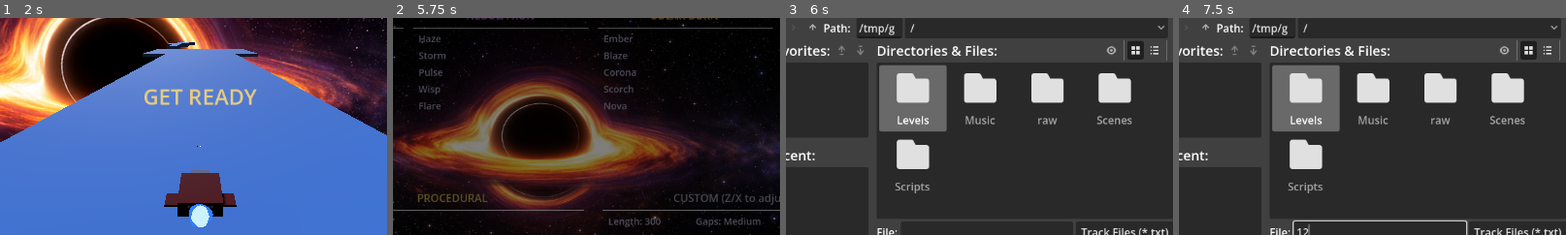
Above: before the commit, frames 1-4 (left to right).
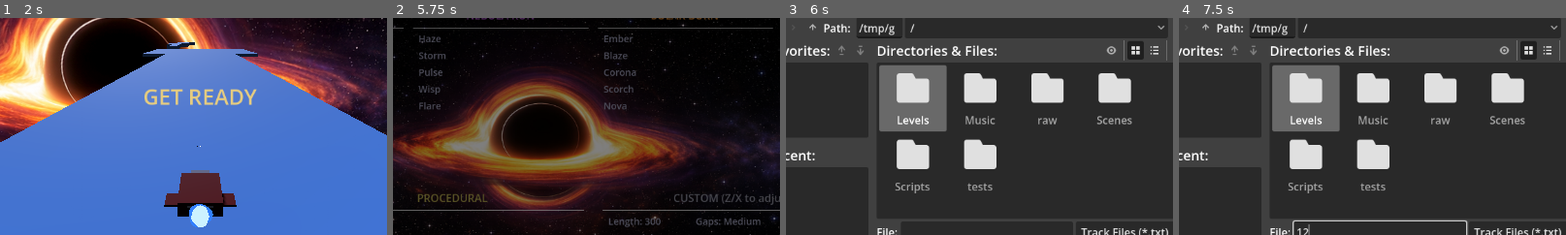
Above: after the commit, the same moments.

Repository: aleksitolvanen/gaasroads
Game: Godot game, scene res://Scenes/MainMenu.tscn
Same seed, same stepped clock (60 frames per second), same inputs: the game is played once before the commit and once after it.
Inputs (mouse positions are % of the whole screen's width and height, from its top left):
- Up to frame 1 (2 s): tap Enter (ui_accept) at 0.5, 0.77, 1.25, 1.52 s; hold Right (ui_right) 0.53-1.28 s; hold Q 0.53-1.28 s; hold Down (ui_down) from 1.28 s (still down); tap Q at 1.35 s
- Up to frame 2 (5.75 s): tap Enter (ui_accept) at 2, 2.75, 3.02, 3.5, 3.77, 4.25, 4.52 s; release Down (ui_down) at 2.03 s; hold Right (ui_right) 2.03-2.78 s; hold Q 2.03-2.78 s; tap C at 2.1 s; hold Up (ui_up) 2.78-3.53 s; tap N at 2.85 s; tap Q at 3.05, 4.55 s; hold Q 3.53-4.28 s; hold Left (ui_left) 3.53-5.03 s; tap B at 3.6 s; tap Escape (ui_cancel) at 4.15 s; tap P at 4.35 s; hold Down (ui_down) from 5.03 s (still down); hold Q from 5.03 s (still down); tap V at 5.1 s
- Up to frame 3 (6 s): release Down (ui_down) at 5.78 s; release Q at 5.78 s; hold Right (ui_right) from 5.78 s (still down); tap L at 5.85 s
- Up to frame 4 (7.5 s): tap Enter (ui_accept) at 6.02 s; tap Q at 6.05 s; release Right (ui_right) at 6.5 s; click (28, 23) at 6.5 s; click (50, 70) at 7.27 s; type "12" at 7.35 s
The pictures show only the part of the screen within x 24-74%, y 20-70%; the shares and areas given below are measured in that part.

Frames 1-2 are identical in both runs. In frame 3, 1.2% of the frame differs, in the area x 45-55%, y 55-80%; in frame 4, 1.2%.

Commit message:
Constrain generated levels to the group's jump physics
Segment entry heights are clamped to what a jump from the flats can clear
(derived from per-group gravity/jump velocity, now in LevelGenerator and
shared with the ship setup), gap widths respect the speed attainable over
their run-up, and landings after gaps never step up. Custom tracks pass
their theme through so the limits match the selected physics.

tests/gen_constraints.gd verifies the invariants over 320 generated tracks
at maximum difficulty settings.

Diff:
--- a/Scripts/game.gd
+++ b/Scripts/game.gd
@@ -69,13 +69,9 @@
 	_ship.warped.connect(_on_ship_warped)
 	_ship.exploded.connect(_on_ship_exploded)
 
-	match GameState.selected_group:
-		2: # Solar Burn - low gravity
-			_ship.gravity = 12.0
-			_ship.jump_velocity = 10.0
-		3: # Dark Matter - low gravity, floaty jumps
-			_ship.gravity = 8.0
-			_ship.jump_velocity = 7.8
+	var grp := clampi(GameState.selected_group, 0, 3)
+	_ship.gravity = LevelGenerator.GROUP_GRAVITY[grp]
+	_ship.jump_velocity = LevelGenerator.GROUP_JUMP_VELOCITY[grp]
 	_camera = $Camera3D
 	# Run after the ship's physics tick so the camera follows its fresh position
 	process_physics_priority = 1
--- a/Scripts/level_generator.gd
+++ b/Scripts/level_generator.gd
@@ -1,6 +1,12 @@
 class_name LevelGenerator
 
 const W := 10
+
+# Per-group ship physics (Cosmic, Nebula, Solar, Dark). Lives here rather
+# than in an autoload so this class stays usable from headless -s scripts;
+# the ship setup reads these too.
+const GROUP_GRAVITY: Array[float] = [20.0, 20.0, 12.0, 8.0]
+const GROUP_JUMP_VELOCITY: Array[float] = [8.0, 8.0, 10.0, 7.8]
 
 static func generate(p: Dictionary) -> String:
 	var state := chunk_begin(p)
@@ -15,7 +21,19 @@
 static func chunk_begin(p: Dictionary) -> Dictionary:
 	var rng := RandomNumberGenerator.new()
 	rng.seed = p.get("seed", randi())
-	return {"rng": rng, "p": p, "rows": 0, "target": p.get("length", 200), "started": false, "done": false}
+	var theme: int = clampi(p.get("theme", 0), 0, 3)
+	var grav: float = GROUP_GRAVITY[theme]
+	var jv: float = GROUP_JUMP_VELOCITY[theme]
+	# Completability limits from the group's jump physics (tile height 0.5):
+	# entry_h = tallest floor jumpable from the height-1 flats between
+	# segments (jump peak jv^2/2g, 15% margin for the crossing window);
+	# air_time = full flat-ground jump duration, bounds gap widths.
+	var jump_peak := jv * jv / (2.0 * grav)
+	var lim := {
+		"entry_h": 1 + maxi(1, int(jump_peak * 0.85 / 0.5)),
+		"air_time": 2.0 * jv / grav,
+	}
+	return {"rng": rng, "p": p, "lim": lim, "rows": 0, "target": p.get("length", 200), "started": false, "done": false}
 
 static func chunk_next(state: Dictionary) -> Array[String]:
 	var rng: RandomNumberGenerator = state.rng
@@ -29,6 +47,7 @@
 	var tlw: int = p.get("tunnel_lane_weight", 8)
 	var sharpness: float = p.get("sharpness", 0.15)
 
+	var lim: Dictionary = state.lim
 	var rows: Array[String] = []
 	if not state.started:
 		state.started = true
@@ -39,18 +58,30 @@
 		var st := _pick(rng, tw, nw, gw, tlw, prog)
 		var sl := rng.randi_range(10, 25 + int(prog * 10))
 		match st:
-			0: _wide(rng, rows, sl, min_h, max_h, prog)
-			1: _narrow(rng, rows, sl, min_h, max_h, sharpness)
-			2: _three(rng, rows, sl, min_h, max_h, sharpness)
-			3: _tunnel(rng, rows, sl, min_h, max_h)
-			4: _chicane(rng, rows, sl, min_h, max_h, sharpness)
-			5: _gaps(rng, rows, sl, min_h, max_h, prog)
-			6: _tunnel_lane(rng, rows, sl, min_h, max_h, sharpness)
+			0: _wide(rng, rows, sl, min_h, max_h, prog, lim)
+			1: _narrow(rng, rows, sl, min_h, max_h, sharpness, lim)
+			2: _three(rng, rows, sl, min_h, max_h, sharpness, lim)
+			3: _tunnel(rng, rows, sl, min_h, max_h, lim)
+			4: _chicane(rng, rows, sl, min_h, max_h, sharpness, lim)
+			5: _gaps(rng, rows, sl, min_h, max_h, prog, lim)
+			6: _tunnel_lane(rng, rows, sl, min_h, max_h, sharpness, lim)
 	else:
 		_add_flat(rows, 1, 6)
 		state.done = true
 	state.rows += rows.size()
 	return rows
+
+# Starting height for a segment entered from the height-1 flats
+static func _entry_h(rng: RandomNumberGenerator, min_h: int, max_h: int, lim: Dictionary) -> int:
+	var cap: int = lim.entry_h
+	return rng.randi_range(min_h, maxi(min_h, mini(max_h, cap)))
+
+static func _max_gap_rows(runup_rows: int, lim: Dictionary) -> int:
+	# Top speed reachable over the run-up from a standstill (accel 12,
+	# max speed 30), then rows crossed in one full jump, minus a landing row
+	var v := minf(30.0, sqrt(2.0 * 12.0 * float(runup_rows) * 2.0))
+	var air_time: float = lim.air_time
+	return maxi(1, int(v * air_time / 2.0) - 1)
 
 static func _e() -> Array:
 	var r := []
@@ -113,13 +144,16 @@
 		_f(r, lo, hi, h)
 		rows.append(_s(r))
 
-static func _wide(rng: RandomNumberGenerator, rows: Array, sl: int, min_h: int, max_h: int, prog: float):
+static func _wide(rng: RandomNumberGenerator, rows: Array, sl: int, min_h: int, max_h: int, prog: float, lim: Dictionary):
 	var w := rng.randi_range(maxi(5, 8 - int(prog * 4)), W)
 	var off := rng.randi_range(0, W - w)
-	var h := rng.randi_range(min_h, max_h)
-	for _i in sl:
+	var h := _entry_h(rng, min_h, max_h, lim)
+	for i in sl:
 		if rng.randf() < 0.12:
-			h = _ch(rng, h, min_h, max_h)
+			var nh := _ch(rng, h, min_h, max_h)
+			# First row enters from the flats - can't exceed the entry clamp
+			if i > 0 or nh <= h:
+				h = nh
 		var r := _e()
 		_f(r, off, off + w, h)
 		if rng.randf() < 0.05 + prog * 0.12:
@@ -129,15 +163,17 @@
 				r[gp + 1] = ".."
 		rows.append(_s(r))
 
-static func _narrow(rng: RandomNumberGenerator, rows: Array, sl: int, min_h: int, max_h: int, sharpness: float):
+static func _narrow(rng: RandomNumberGenerator, rows: Array, sl: int, min_h: int, max_h: int, sharpness: float, lim: Dictionary):
 	var lw := 1 if rng.randf() < 0.5 else 2
 	var positions := [0, 1, (W - lw) / 2, W - lw - 1, W - lw]
 	var pos: int = positions[rng.randi() % positions.size()]
-	var h := rng.randi_range(min_h, max_h)
+	var h := _entry_h(rng, min_h, max_h, lim)
 	var shift_at := rng.randi_range(sl / 3, sl * 2 / 3)
 	for i in sl:
 		if rng.randf() < 0.06:
-			h = _ch(rng, h, min_h, max_h)
+			var nh := _ch(rng, h, min_h, max_h)
+			if i > 0 or nh <= h:
+				h = nh
 		var r := _e()
 		_f(r, pos, pos + lw, h)
 		rows.append(_s(r))
@@ -151,13 +187,15 @@
 				_gradual_shift(rng, rows, pos, new_pos, lw, h, sharpness)
 				pos = new_pos
 
-static func _three(rng: RandomNumberGenerator, rows: Array, sl: int, min_h: int, max_h: int, sharpness: float):
+static func _three(rng: RandomNumberGenerator, rows: Array, sl: int, min_h: int, max_h: int, sharpness: float, lim: Dictionary):
 	var lp := [0, 4 + rng.randi_range(-1, 1), W - 1]
-	var hs := [rng.randi_range(min_h, max_h), rng.randi_range(min_h, max_h), rng.randi_range(min_h, max_h)]
-	for _i in sl:
+	var hs := [_entry_h(rng, min_h, max_h, lim), _entry_h(rng, min_h, max_h, lim), _entry_h(rng, min_h, max_h, lim)]
+	for i in sl:
 		for j in 3:
 			if rng.randf() < 0.05:
-				hs[j] = _ch(rng, hs[j], min_h, max_h)
+				var nh := _ch(rng, hs[j], min_h, max_h)
+				if i > 0 or nh <= hs[j]:
+					hs[j] = nh
 		var r := _e()
 		for j in 3:
 			_f(r, lp[j], lp[j] + 1, hs[j])
@@ -166,10 +204,10 @@
 			_f(r, lp[j] + 1, lp[j + 1], mini(hs[j], hs[j + 1]))
 		rows.append(_s(r))
 
-static func _tunnel(rng: RandomNumberGenerator, rows: Array, sl: int, min_h: int, max_h: int):
+static func _tunnel(rng: RandomNumberGenerator, rows: Array, sl: int, min_h: int, max_h: int, lim: Dictionary):
 	var tw := rng.randi_range(2, 4)
 	var tp := rng.randi_range(0, W - tw)
-	var h := rng.randi_range(min_h, mini(max_h, 4))
+	var h := _entry_h(rng, min_h, mini(max_h, 4), lim)
 	for _i in 3:
 		var r := _e()
 		_f(r, maxi(0, tp - 2), mini(W, tp + tw + 2), h)
@@ -183,13 +221,13 @@
 		_f(r, maxi(0, tp - 2), mini(W, tp + tw + 2), h)
 		rows.append(_s(r))
 
-static func _chicane(rng: RandomNumberGenerator, rows: Array, sl: int, min_h: int, max_h: int, sharpness: float):
+static func _chicane(rng: RandomNumberGenerator, rows: Array, sl: int, min_h: int, max_h: int, sharpness: float, lim: Dictionary):
 	var lw := rng.randi_range(2, 3)
 	var lpos := rng.randi_range(0, 2)
 	var rpos := rng.randi_range(W - lw - 2, W - lw)
 	var positions := [lpos, rpos]
 	var cur := rng.randi() % 2
-	var h := rng.randi_range(min_h, max_h)
+	var h := _entry_h(rng, min_h, max_h, lim)
 	var seg := rng.randi_range(4, 7)
 	var count := 0
 	for _i in sl:
@@ -204,9 +242,9 @@
 			_gradual_shift(rng, rows, old_pos, positions[cur], lw, h, sharpness)
 			seg = rng.randi_range(3, 7)
 
-static func _tunnel_lane(rng: RandomNumberGenerator, rows: Array, sl: int, min_h: int, max_h: int, sharpness: float):
+static func _tunnel_lane(rng: RandomNumberGenerator, rows: Array, sl: int, min_h: int, max_h: int, sharpness: float, lim: Dictionary):
 	var pos := rng.randi_range(1, W - 2)
-	var h := rng.randi_range(min_h, mini(max_h, 3))
+	var h := _entry_h(rng, min_h, mini(max_h, 3), lim)
 	# Lead-in: narrow lane
 	var lead := rng.randi_range(4, 8)
 	for _i in lead:
@@ -240,21 +278,32 @@
 			_f(r, new_pos, new_pos + 1, h)
 			rows.append(_s(r))
 
-static func _gaps(rng: RandomNumberGenerator, rows: Array, sl: int, min_h: int, max_h: int, prog: float):
+static func _gaps(rng: RandomNumberGenerator, rows: Array, sl: int, min_h: int, max_h: int, prog: float, lim: Dictionary):
 	var pw := rng.randi_range(maxi(3, 6 - int(prog * 3)), 8)
 	var off := rng.randi_range(0, W - pw)
-	var h := rng.randi_range(min_h, max_h)
+	var h := _entry_h(rng, min_h, max_h, lim)
+	var runup := 2  # the flats before each segment count toward take-off speed
 	var i := 0
 	while i < sl:
 		var pl := rng.randi_range(3, 6)
+		var first := true
 		for _j in mini(pl, sl - i):
 			if rng.randf() < 0.08:
-				h = _ch(rng, h, min_h, max_h)
+				var nh := _ch(rng, h, min_h, max_h)
+				# No step up on the landing row - one jump can't cross and climb
+				if nh <= h or not first:
+					h = nh
 			var r := _e()
 			_f(r, off, off + pw, h)
 			rows.append(_s(r))
 			i += 1
+			runup += 1
+			first = false
+		if i >= sl:
+			break
 		var gl := rng.randi_range(1, mini(3, 1 + int(prog * 2)))
+		gl = mini(gl, _max_gap_rows(runup, lim))
 		for _j in mini(gl, sl - i):
 			rows.append(_s(_e()))
 			i += 1
+		runup = 0
--- a/Scripts/main_menu.gd
+++ b/Scripts/main_menu.gd
@@ -163,6 +163,7 @@
 			"gap_weight": CUSTOM_OPTIONS[5][GameState.custom_idx[5]],
 			"tunnel_lane_weight": CUSTOM_OPTIONS[6][GameState.custom_idx[6]],
 			"sharpness": CUSTOM_OPTIONS[7][GameState.custom_idx[7]],
+			"theme": CUSTOM_OPTIONS[4][GameState.custom_idx[4]],
 			"seed": randi(),
 		}
 		GameState.selected_group = CUSTOM_OPTIONS[4][GameState.custom_idx[4]]
--- /dev/null
+++ b/tests/gen_constraints.gd
@@ -0,0 +1,107 @@
+# Static completability check for GENERATED tracks: builds 320 tracks
+# (80 per theme) with maxed-out difficulty params and asserts the invariants
+# the generator constraints guarantee: every row transition has a climbable
+# column path, gaps fit the run-up/air-time budget, gap landings are at or
+# below takeoff height.
+#
+# The limit formulas here MIRROR LevelGenerator.chunk_begin() - keep in sync.
+#
+# Run:  godot --headless --path . -s tests/gen_constraints.gd
+# Pass: "checked 320 tracks, 0 violations", exit code 0.
+extends SceneTree
+
+func _initialize():
+	var failures := 0
+	var tracks := 0
+	for theme in 4:
+		var grav: float = LevelGenerator.GROUP_GRAVITY[theme]
+		var jv: float = LevelGenerator.GROUP_JUMP_VELOCITY[theme]
+		var max_step := maxi(1, int(jv * jv / (2.0 * grav) * 0.85 / 0.5))
+		var air_time := 2.0 * jv / grav
+		for trial in 80:
+			var p := {
+				"seed": theme * 1000 + trial, "length": 400,
+				"min_height": 1, "max_height": 8,
+				"tunnel_weight": 25, "narrow_weight": 25,
+				"gap_weight": 25, "tunnel_lane_weight": 25,
+				"sharpness": [0.05, 0.1, 0.2][trial % 3],
+				"theme": theme,
+			}
+			tracks += 1
+			failures += _check(LevelGenerator.generate(p), max_step, air_time, theme, trial)
+	print("checked %d tracks, %d violations" % [tracks, failures])
+	quit(1 if failures > 0 else 0)
+
+func _check(content: String, max_step: int, air_time: float, theme: int, trial: int) -> int:
+	var grid: Array = []
+	for line in content.split("\n"):
+		if line.strip_edges() == "":
+			continue
+		var row: Array[int] = []
+		row.resize(10)
+		row.fill(0)
+		for ci in range(0, mini(line.length(), 20), 2):
+			var ch := line[ci]
+			if ch >= "1" and ch <= "9":
+				row[ci / 2] = ch.unicode_at(0) - "0".unicode_at(0)
+		grid.append(row)
+
+	var bad := 0
+	var rows := grid.size()
+	var r := 0
+	while r < rows - 1:
+		var cur: Array = grid[r]
+		if _empty(cur):
+			r += 1
+			continue
+		var nxt: Array = grid[r + 1]
+		if _empty(nxt):
+			var runup := 0
+			var rr := r
+			while rr >= 0 and not _empty(grid[rr]):
+				runup += 1
+				rr -= 1
+			var gl := 0
+			var gr := r + 1
+			while gr < rows and _empty(grid[gr]):
+				gl += 1
+				gr += 1
+			var v := minf(30.0, sqrt(2.0 * 12.0 * float(runup) * 2.0))
+			var max_gap := maxi(1, int(v * air_time / 2.0) - 1)
+			if gl > max_gap:
+				print("  theme %d trial %d row %d: gap %d > max %d (runup %d)" % [theme, trial, r, gl, max_gap, runup])
+				bad += 1
+			if gr < rows and not _landable(cur, grid[gr]):
+				print("  theme %d trial %d row %d: no landing at/below takeoff height" % [theme, trial, r])
+				bad += 1
+			r = gr
+			continue
+		if not _passable(cur, nxt, max_step):
+			print("  theme %d trial %d row %d: wall with no climbable column (step > %d)" % [theme, trial, r, max_step])
+			bad += 1
+		r += 1
+	return bad
+
+func _empty(row: Array) -> bool:
+	for v in row:
+		if v > 0:
+			return false
+	return true
+
+func _passable(a: Array, b: Array, max_step: int) -> bool:
+	for c1 in 10:
+		if a[c1] == 0:
+			continue
+		for c2 in range(maxi(0, c1 - 1), mini(10, c1 + 2)):
+			if b[c2] > 0 and b[c2] - a[c1] <= max_step:
+				return true
+	return false
+
+func _landable(takeoff: Array, land: Array) -> bool:
+	for c1 in 10:
+		if takeoff[c1] == 0:
+			continue
+		for c2 in range(maxi(0, c1 - 3), mini(10, c1 + 4)):
+			if land[c2] > 0 and land[c2] <= takeoff[c1]:
+				return true
+	return false
Not shown, added: tests/gen_constraints.gd.uid
